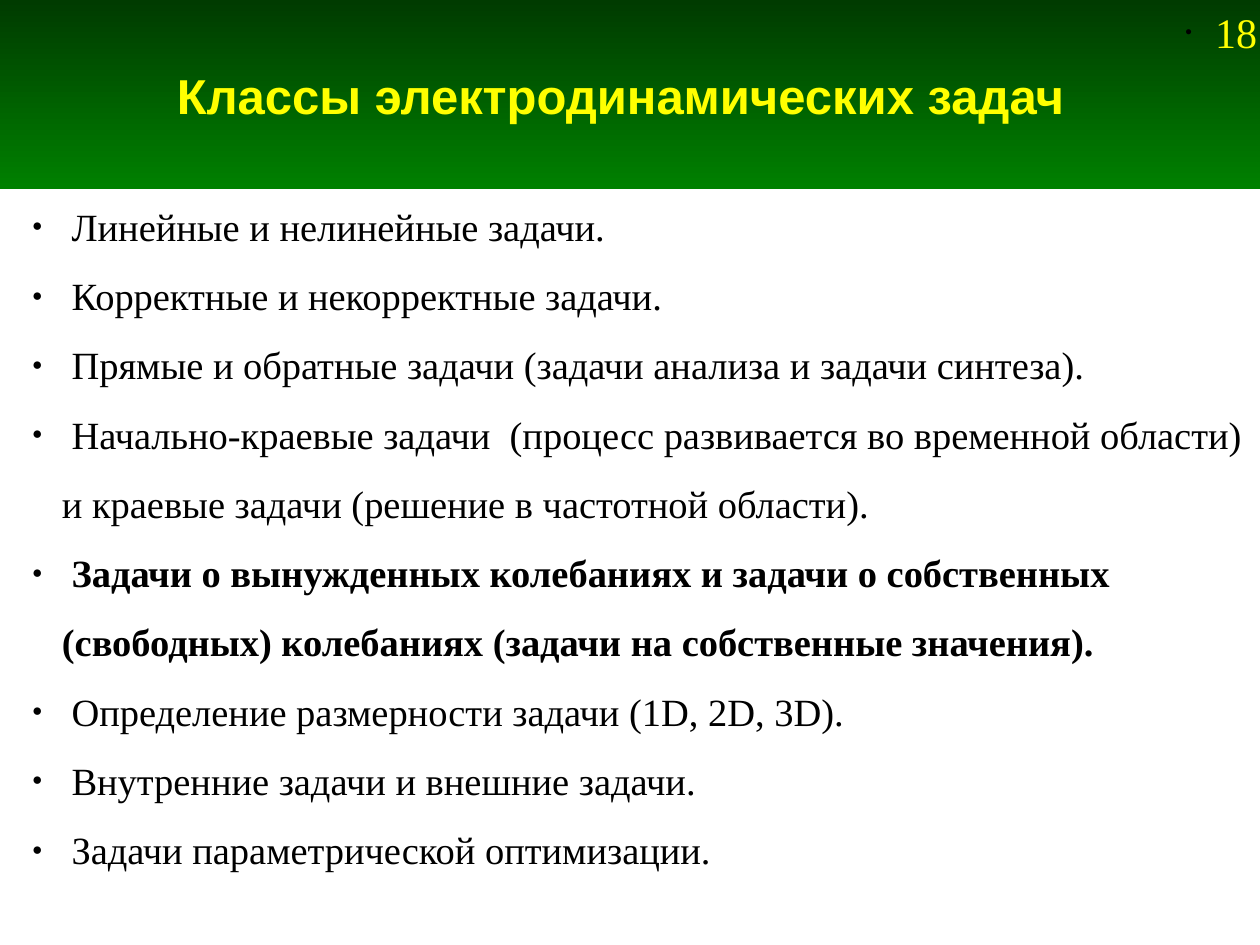
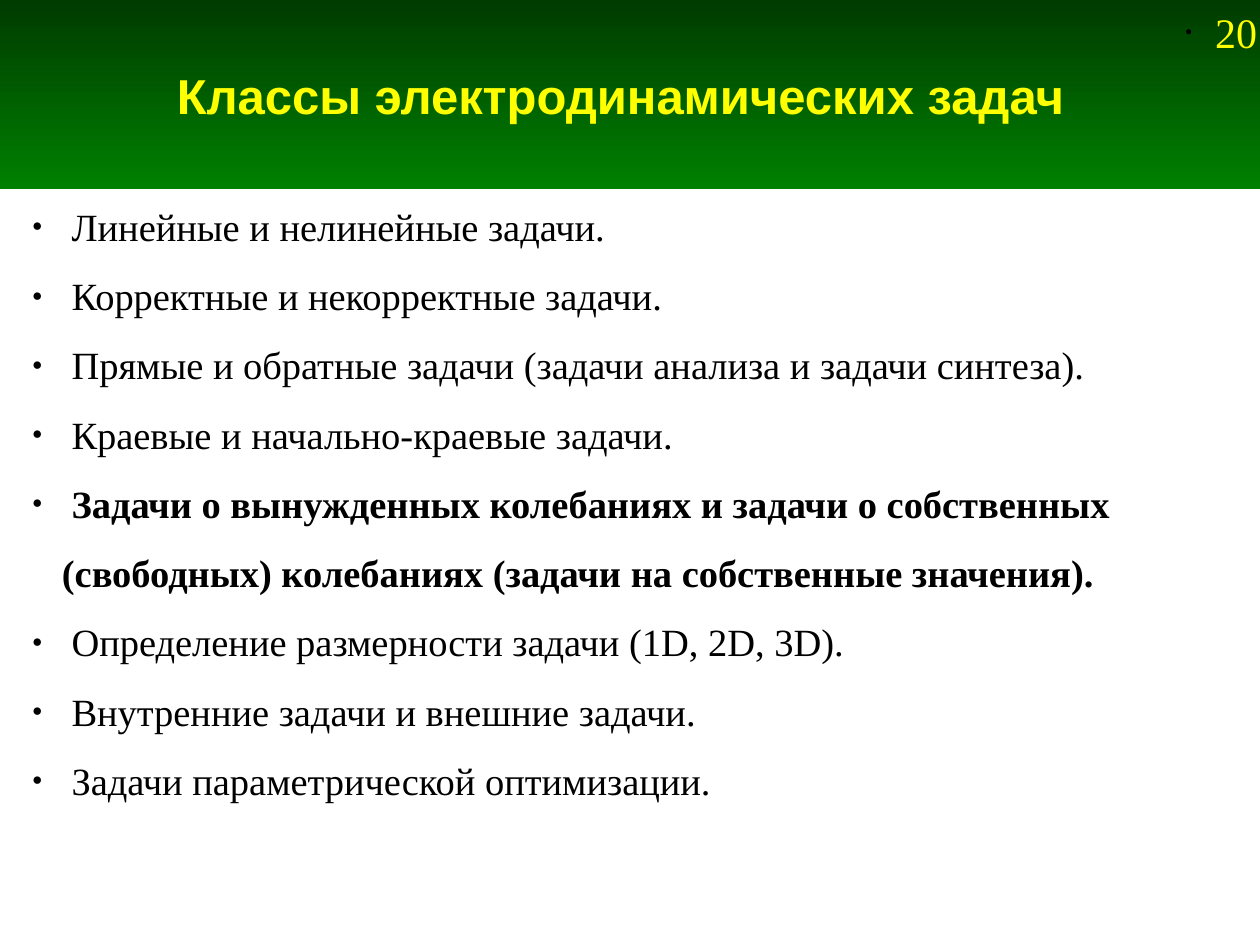
Before and after one commit to andris0147sv/modelling, a slide deck: slide 20 of presentations/1. Problem Statement.odp (slide 18 before the commit). Drawn at 1260x945 pixels with LibreOffice and Linux fonts; fonts in the diff are those of the drawing. Boxes give left, top, right and bottom in pixels: in the first picture for what was removed or moved away, otherwise in the second. Text is boxed around its words. In the diff, an @@ line names an element or a change of style, - is before the commit and + after.

Commit message:
Дополнение в презентации про постановку задачи

```diff
--- a/presentations/1. Problem Statement.odp
+++ b/presentations/1. Problem Statement.odp
@@ page number at [1215,20,1257,49]: text changed @@
-• 18
+• 20
@@ text at [72,423,673,457]: text changed @@
-● Начально-краевые задачи (процесс развивается во временной области) и краевые задачи (решение в частотной области).
+● Краевые и начально-краевые задачи.
```
Also in this commit, not shown: 10 other slides changed, 2 slides added.
